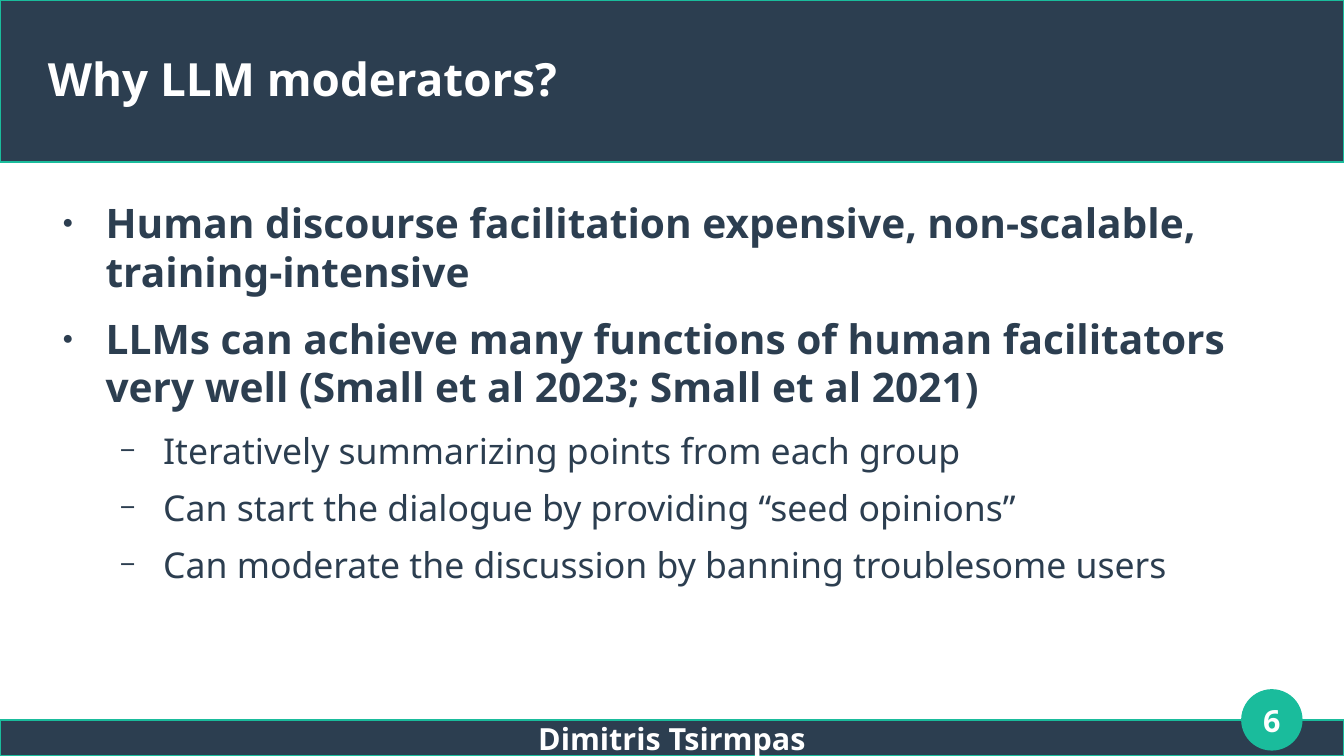
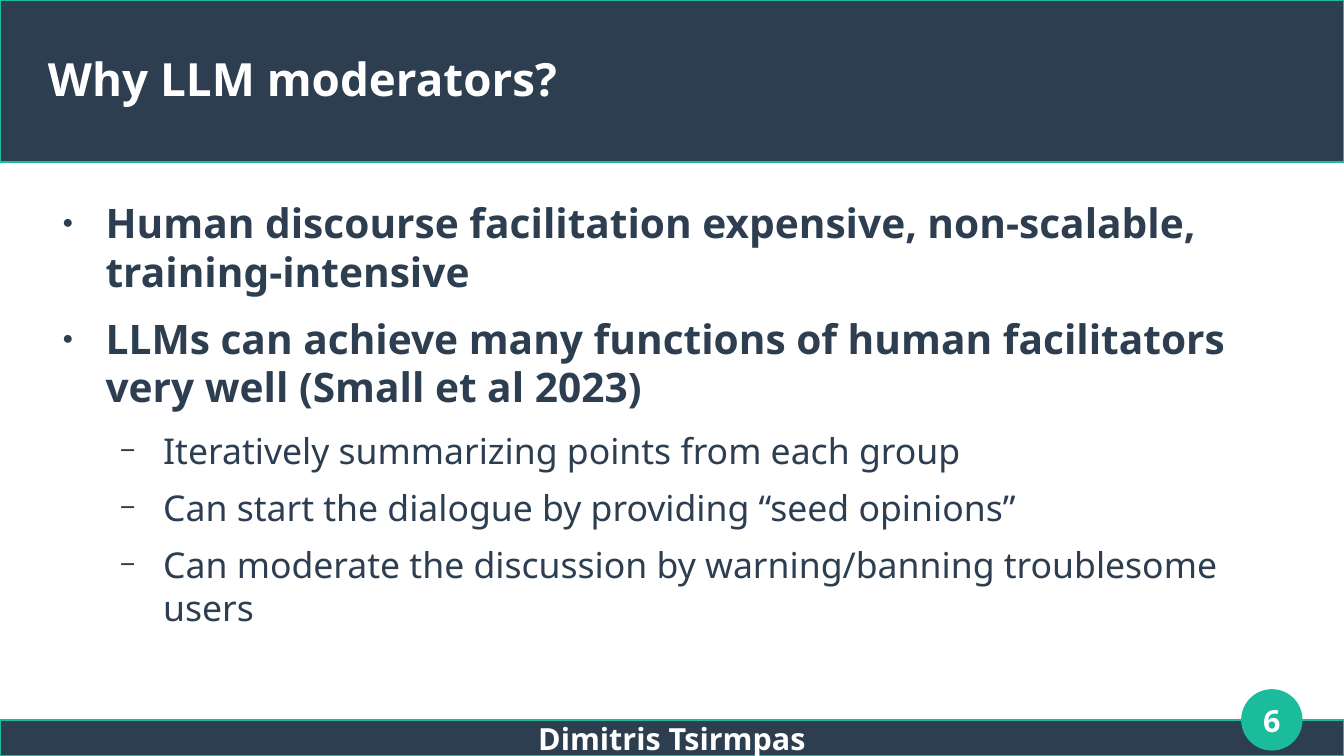
Before and after one commit to dimits-ts/llm_moderation_research, a slide deck: slide 6 of presentations/thesis.odp. Drawn at 1344x756 pixels with LibreOffice and Linux fonts; fonts in the diff are those of the drawing. Boxes give left, top, right and bottom in pixels: in the first picture for what was removed or moved away, otherwise in the second. Text is boxed around its words. In the diff, an @@ line names an element or a change of style, - is before the commit and + after.

```diff
--- a/presentations/thesis.odp
+++ b/presentations/thesis.odp
@@ text at [106, 323, 1225, 412]: text changed @@
-● LLMs can achieve many functions of human facilitators very well (Small et al 2023; Small et al 2021)
+● LLMs can achieve many functions of human facilitators very well (Small et al 2023)
@@ text at [163, 551, 1217, 622]: text changed @@
-  − Can moderate the discussion by banning troublesome users
+  − Can moderate the discussion by warning/banning troublesome users
```
Also in this commit, not shown: 14 other slides changed, 6 slides added, 1 slide removed.
